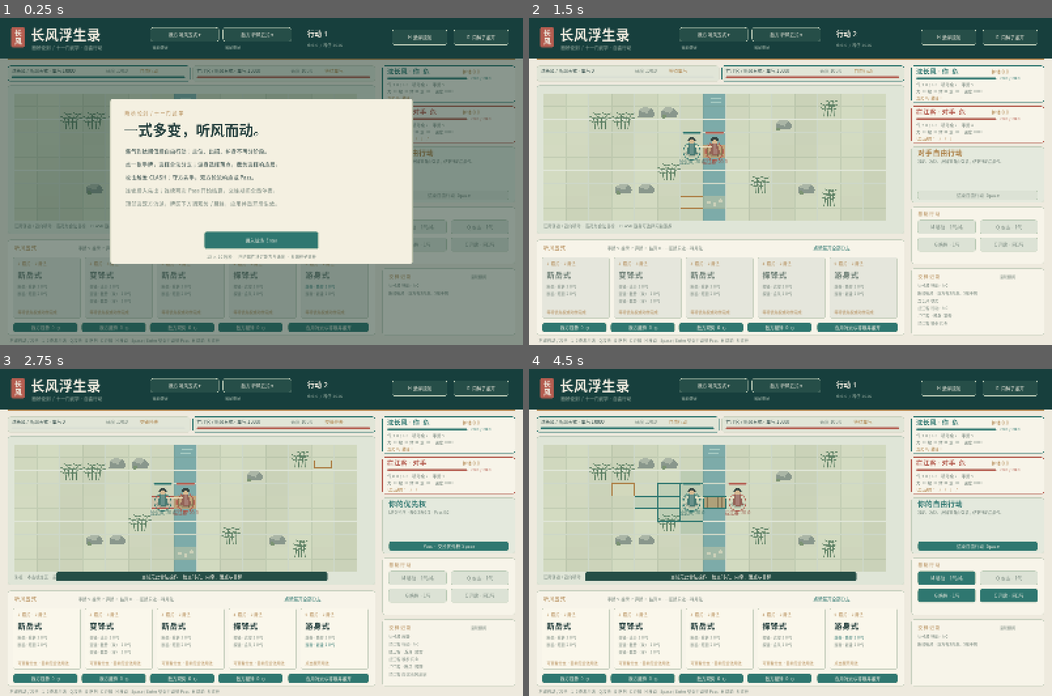
Above: before the commit, frames 1-4 (two rows, left to right).
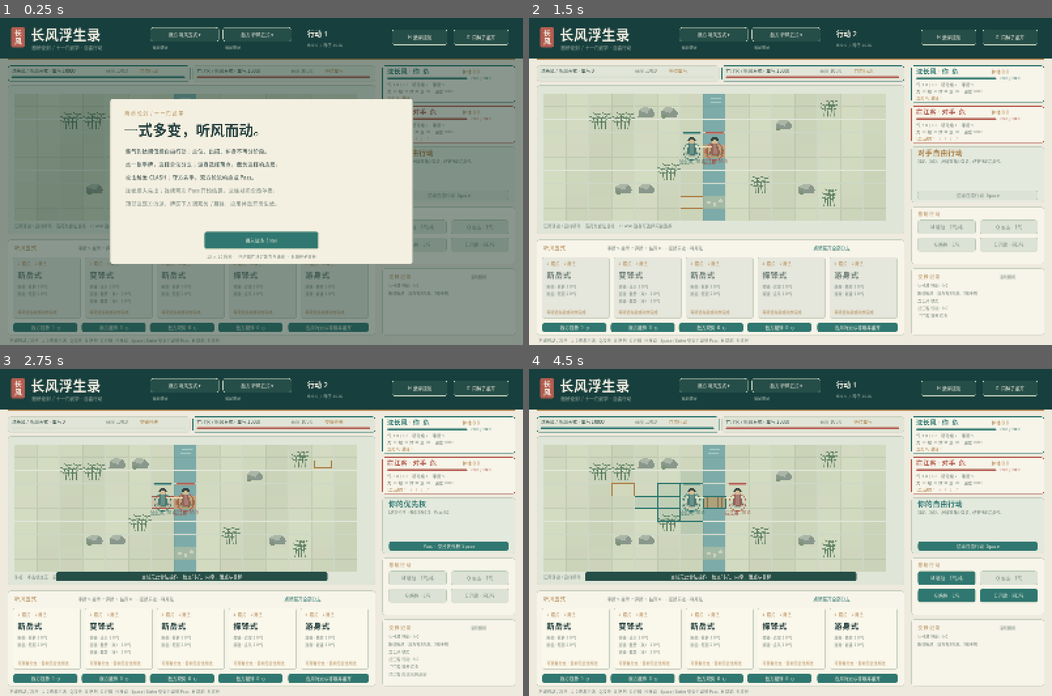
Above: after the commit, the same moments.

Repository: yup-21/game-dev
Game: Godot game, scene res://battle.tscn
Same seed, same stepped clock (60 frames per second), same inputs: the game is played once before the commit and once after it.
Inputs (mouse positions are in pixels of both pictures, inside the frame that each line leads up to):
- Up to frame 1 (0.25 s): no input
- Up to frame 2 (1.5 s): tap Enter at 0.5, 0.6 s; move the mouse to (905, 165) at 0.52 s; click (905, 165) at 0.67 s; tap Space at 0.77 s; move the mouse to (685, 197) at 1.27 s; tap Q at 1.35 s; click (685, 197) at 1.42 s
- Up to frame 3 (2.75 s): tap Space at 1.52 s; move the mouse to (313, 460) at 2.02 s; tap G at 2.1 s; click (313, 460) at 2.17 s
- Up to frame 4 (4.5 s): tap Space at 2.75, 3.02, 3.77 s; move the mouse to (764, 597) at 2.77 s; tap C at 2.85 s; click (764, 597) at 2.92 s; move the mouse to (947, 581) at 3.52 s; tap H at 3.6 s; click (947, 581) at 3.67 s; tap Enter at 4.25 s; move the mouse to (633, 483) at 4.27 s; tap R at 4.35 s; click (633, 483) at 4.42 s

The runs differ from the first frame. In frame 2, less than 0.1% of the frame differs, in the area x 74-85%, y 32-94%; in frame 3, 0.3%, in the area x 58-86%, y 27-92%; in frame 4, 0.1%.
Error after the commit: Invalid call. Nonexistent function 'options' in base 'Nil'. (res://scripts/combat_rules.gd:68)

Commit message:
Connect unified ability framework: combat_rules.gd

Diff:
--- a/demos/changfeng-battle/scripts/combat_rules.gd
+++ b/demos/changfeng-battle/scripts/combat_rules.gd
@@ -5,6 +5,8 @@
 var costs
 var hooks
 var statuses
+var abilities
+var conditions
 func _init(s,c,cost_system,registry,status_system) -> void:
 	state=s
 	cards=c
@@ -30,6 +32,7 @@
 	return {"actor_id":actor_id,"actors":actors,"request":req.duplicate(true),"mode":state.mode,"tick":state.global_tick,"attack":state.attack.duplicate(true)}
 
 func condition_allows(actor,u: Dictionary) -> bool:
+	if conditions != null and not conditions.allows(u.get("when",{}),actor,{"timing":str(u.get("timing","")),"tick":state.global_tick}): return false
 	for key in u.get("conditions",{}):
 		var value=u.conditions[key]
 		match key:
@@ -62,48 +65,7 @@
 	return true
 
 func card_options(actor,t: String, reachable: Dictionary = {}) -> Array:
-	var options: Array=[]
-	if state.mode=="CLASH" and (int(state.clash.counts.get(actor.id,0))>=2 or state.clash.stack.size()>=4): return options
-	if reachable.is_empty(): reachable=state.reachable_paths(actor.cell,actor.id)
-	for uid in actor.hand:
-		var d: Dictionary=cards.canonical_definition(str(uid))
-		if not cards.valid_definition(d): continue
-		for u in d.usages:
-			if str(u.timing)!=t or not condition_allows(actor,u): continue
-			if u.get("once_per_action",false) and int(actor.card_uses.get(str(d.id)+":"+str(u.id),0))>0: continue
-			var plan: Dictionary=costs.quote(actor,u.get("cost",{}),context(actor.id,{"card_uid":uid,"usage_id":u.id}))
-			if not costs.can_pay(actor,plan): continue
-			var base: Dictionary={"kind":"PLAY_CARD","actor_id":actor.id,"card_uid":uid,"card_id":uid,"usage_id":u.id}
-			match str(u.target.kind):
-				"self", "pending_root_attack": options.append(base)
-				"enemy_actor":
-					for target in state.actors:
-						if target.id==actor.id or target.hp_u<=0: continue
-						var max_range: int=int(u.get("attack_profile",{}).get("range",u.target.get("max_distance",1)))
-						var min_range: int=int(u.target.get("min_distance",1))
-						var dist: int=distance(actor.cell,target.cell)
-						if dist<min_range or dist>max_range or (u.target.get("line_of_sight",false) and not line_clear(actor.cell,target.cell)): continue
-						var o: Dictionary=base.duplicate(true)
-						o.target_id=target.id
-						options.append(o)
-				"reachable_cell":
-					for cell in state.terrain:
-						var path: Array=reachable.get(cell,[])
-						if path.is_empty() or path.size()>int(u.target.get("max_distance",1)): continue
-						var valid: bool=true
-						for e in u.get("effects",[]):
-							if e.type=="move" and path.size()>int(e.max_distance): valid=false
-						if valid:
-							var o: Dictionary=base.duplicate(true)
-							o.target_cell=cell
-							options.append(o)
-				"opponent_unresolved_response_link":
-					for link in state.clash.get("stack",[]):
-						if int(link.actor_id)==actor.id or link.canceled or link.get("resolved",false): continue
-						var o: Dictionary=base.duplicate(true)
-						o.link_id=int(link.id)
-						options.append(o)
-	return options
+	return abilities.options(actor,t,reachable)
 
 func raw_actions(actor_id: int) -> Array:
 	var options: Array=[]
@@ -130,6 +92,10 @@
 	else:
 		options.append({"kind":"PASS_REACTION","actor_id":actor_id})
 	options.append_array(card_options(actor,t,reachable))
+	if t=="ACTION" and abilities != null:
+		for id in actor.technique_states:
+			if str(actor.technique_states[id].node) != str(abilities.techniques.definitions[id].entry):
+				options.append({"kind":"RESET_TECHNIQUE","actor_id":actor_id,"technique_id":str(id)})
 	return options
 
 func legal_actions(actor_id: int) -> Array:
@@ -149,7 +115,7 @@
 	# Check types before comparisons: Variant Array == String is a runtime error in Godot.
 	var fields: Dictionary={"kind":TYPE_STRING,"actor_id":TYPE_INT,"battle_id":TYPE_STRING,
 		"expected_revision":TYPE_INT,"request_version":TYPE_INT,"request_id":TYPE_STRING,"action_id":TYPE_STRING,
-		"card_id":TYPE_STRING,"card_uid":TYPE_STRING,"usage_id":TYPE_STRING,"target_cell":TYPE_VECTOR2I,"target_id":TYPE_INT,"link_id":TYPE_INT}
+		"card_id":TYPE_STRING,"card_uid":TYPE_STRING,"usage_id":TYPE_STRING,"target_cell":TYPE_VECTOR2I,"target_id":TYPE_INT,"link_id":TYPE_INT,"technique_id":TYPE_STRING,"node_id":TYPE_STRING}
 	for key in fields:
 		if req.has(key) and typeof(req[key])!=int(fields[key]): return failure("MALFORMED_REQUEST","请求字段类型错误："+str(key))
 	if not req.has("kind") or not req.has("actor_id"): return failure("MALFORMED_REQUEST","缺少行动或操作者")
@@ -169,7 +135,7 @@
 	var canonical: Dictionary={}
 	for o in raw_actions(int(req.actor_id)):
 		var matches: bool=true
-		for key in ["kind","card_uid","usage_id","target_id","target_cell","link_id"]:
+		for key in ["kind","card_uid","usage_id","technique_id","node_id","target_id","target_cell","link_id"]:
 			if normalized.get(key)!=o.get(key): matches=false
 		if matches:
 			canonical=o
@@ -183,9 +149,10 @@
 	if canonical.kind in ["BASIC_ATTACK","BASIC_GUARD"]: cost={"qi":1}
 	if canonical.kind=="MOVE": cost={"qi":state.find_path(actor.cell,canonical.target_cell,actor.id).size()}
 	if canonical.kind=="PLAY_CARD": cost=cards.usage(str(canonical.card_uid),str(canonical.usage_id)).get("cost",{})
+	if canonical.kind=="USE_ABILITY": cost=abilities.techniques.cost(actor,str(canonical.technique_id),str(canonical.node_id))
 	var quote: Dictionary=costs.quote(actor,cost,ctx)
 	# Ordinary movement and basic actions have fixed costs; card techniques receive attribute modifiers.
-	if canonical.kind!="PLAY_CARD":
+	if canonical.kind not in ["PLAY_CARD","USE_ABILITY"]:
 		quote={"qi_u":roundi(float(cost.qi)*10000),"hp_u":0,"valid":true}
 	if not costs.can_pay(actor,quote): return failure("INSUFFICIENT_RESOURCE","内息不足或气血费用无法支付")
 	return {"success":true,"plan":quote,"action":canonical}
